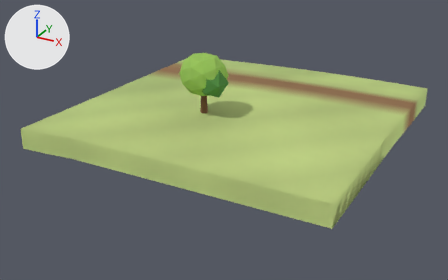
Renders of the glTF model client/public/models/chunks/-4_0.glb from each side of a commit.
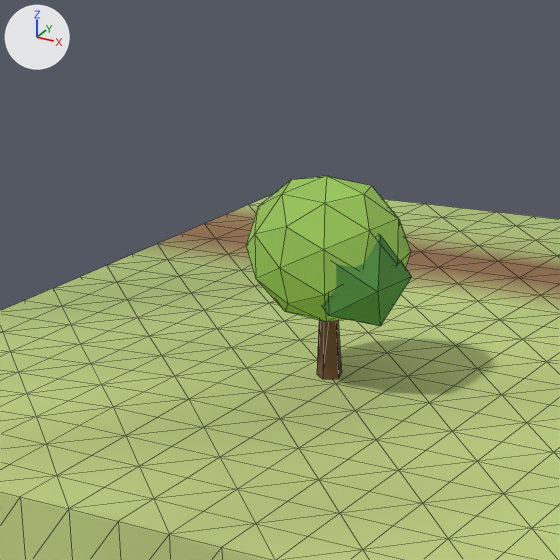
Each version is shown whole from a 50 mm camera at (-78.44, -66.98, 24.68) aimed at (-105.58, -17.64, 0.01), then close up on the part from 24% to 61% of the width and 0% to 60% of the height. The axes (+X, +Y, +Z) are drawn at upper left. The lights are the same throughout. The older version's two pictures come first. The close-ups show mesh edges as thin lines. Vertices at exactly the same position are counted once.

The older version as bpy lines, for what is in view:
```python
me_scenery = bpy.data.meshes.new('scenery')
me_scenery.from_pydata(...)  # 66 vertices, 120 faces; spans x -109.38..-104.39, y -21.13..-16.87, z 3.15..9.04
me_scenery.materials.append(mat_opaque_matte_vertex_colors)
# before: 0 (-107.0, -19.22, 6.16), 2 (-106.79, -19.07, 6.16), 4 (-106.87, -18.82, 6.16), 6 (-107.13, -18.82, 6.16), 8 (-107.21, -19.07, 6.16)
# before: 10 (-107.0, -19.0, 6.16)
me_terrain = bpy.data.meshes.new('terrain')
me_terrain.from_pydata(...)  # 521 vertices, 960 faces; spans x -120.0..-90.0, y -30.0..0.0, z 0.2..3.2
me_terrain.materials.append(mat_opaque_matte_vertex_colors)
ob_scenery = bpy.data.objects.new('scenery', me_scenery)
ob_scenery.location = (0.0, 0.0, 0.0)
ob_terrain = bpy.data.objects.new('terrain', me_terrain)
ob_terrain.location = (0.0, 0.0, 0.0)
```
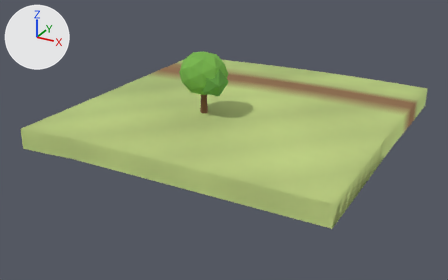
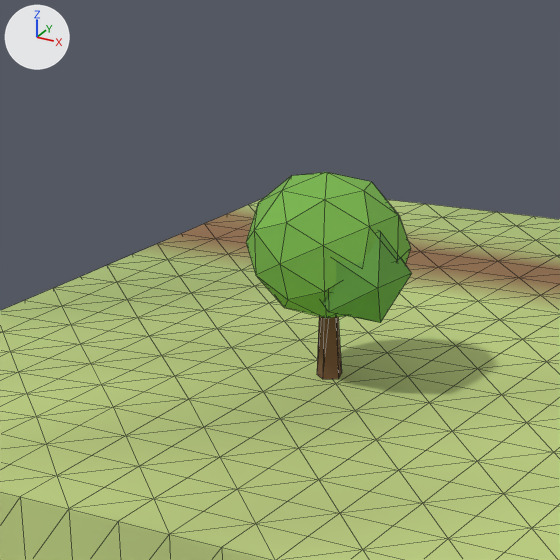
Boxes (x1, y1, x2, y2) around the edits, measured in the close-ups (560 x 560 px; the box of a moved part takes in the faces that stretch with it):
'scenery', reshaped, recoloured: before (246, 176, 412, 379); after (246, 172, 412, 379)
part 1 of me_scenery, moved or reshaped: before (246, 176, 411, 322); after (246, 172, 411, 318)
part 2 of me_scenery, moved or reshaped: before (322, 234, 412, 326); after (322, 231, 412, 323)
part 3 of me_scenery, moved or reshaped: before (317, 320, 342, 379); after (317, 316, 342, 379)
part 4 of me_scenery, recoloured: (246, 176, 410, 318) in both
part 5 of me_scenery, recoloured: (319, 234, 411, 379) in both

The change, as a diff of the scene's bpy script:
```diff
--- a/client/public/models/chunks/-4_0.glb.py
+++ b/client/public/models/chunks/-4_0.glb.py
@@ me_scenery @@
 # used by ob_scenery; location = (0.0, 0.0, 0.0)
-me_scenery.from_pydata(...)  # 66 vertices, 120 faces; spans x -109.38..-104.39, y -21.13..-16.87, z 3.15..9.04
+me_scenery.from_pydata(...)  # 66 vertices, 120 faces; spans x -109.38..-104.39, y -21.13..-16.87, z 3.15..9.15
+# me_scenery part 1: the loose piece of 42 vertices spanning x -109.38..-104.62, y -21.13..-16.87, z 4.84..9.04 is moved by (0.0, 0.0, 0.11)
+# me_scenery part 2: the loose piece of 12 vertices spanning x -107.21..-104.39, y -20.77..-18.23, z 5.18..7.82 is moved by (0.0, 0.0, 0.1)
+# me_scenery part 3
+for i in [0, 2, 4, 6, 8, 10]: me_scenery.vertices[i].co += Vector((0.0, 0.0, 0.09))
+# me_scenery part 4: 82 faces centred in x -109.19..-104.81, y -20.96..-17.04, z 5.07..8.8 are repainted in the vertex colours; the middle colour goes from green #99c659 to green #77b44c
+# me_scenery part 5: 38 faces centred in x -107.26..-104.66, y -20.66..-18.45, z 3.15..7.65 are repainted in the vertex colours; the middle colour goes from brown #76573b to brown #77573b
 me_scenery.materials.append(mat_opaque_matte_vertex_colors)
```
